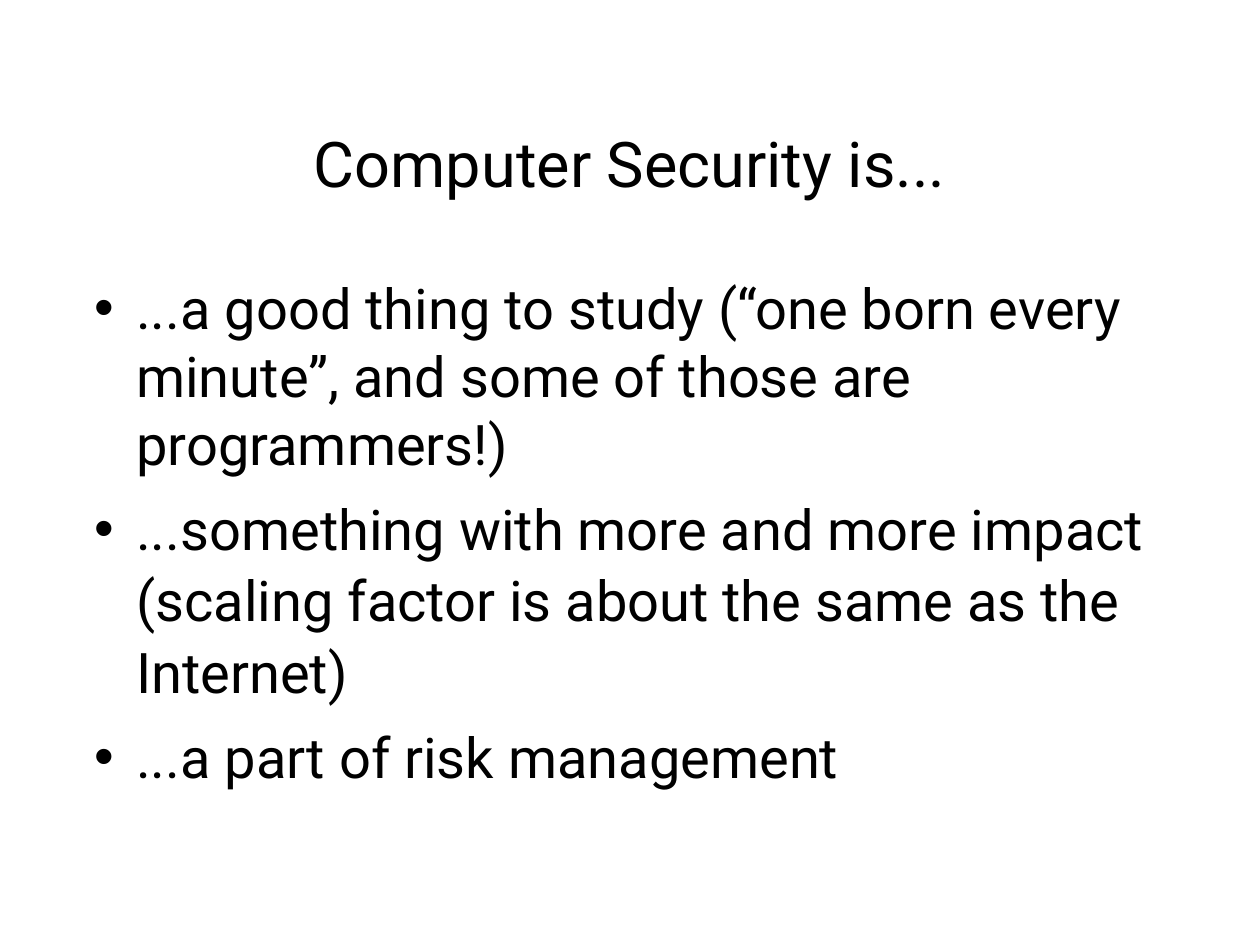
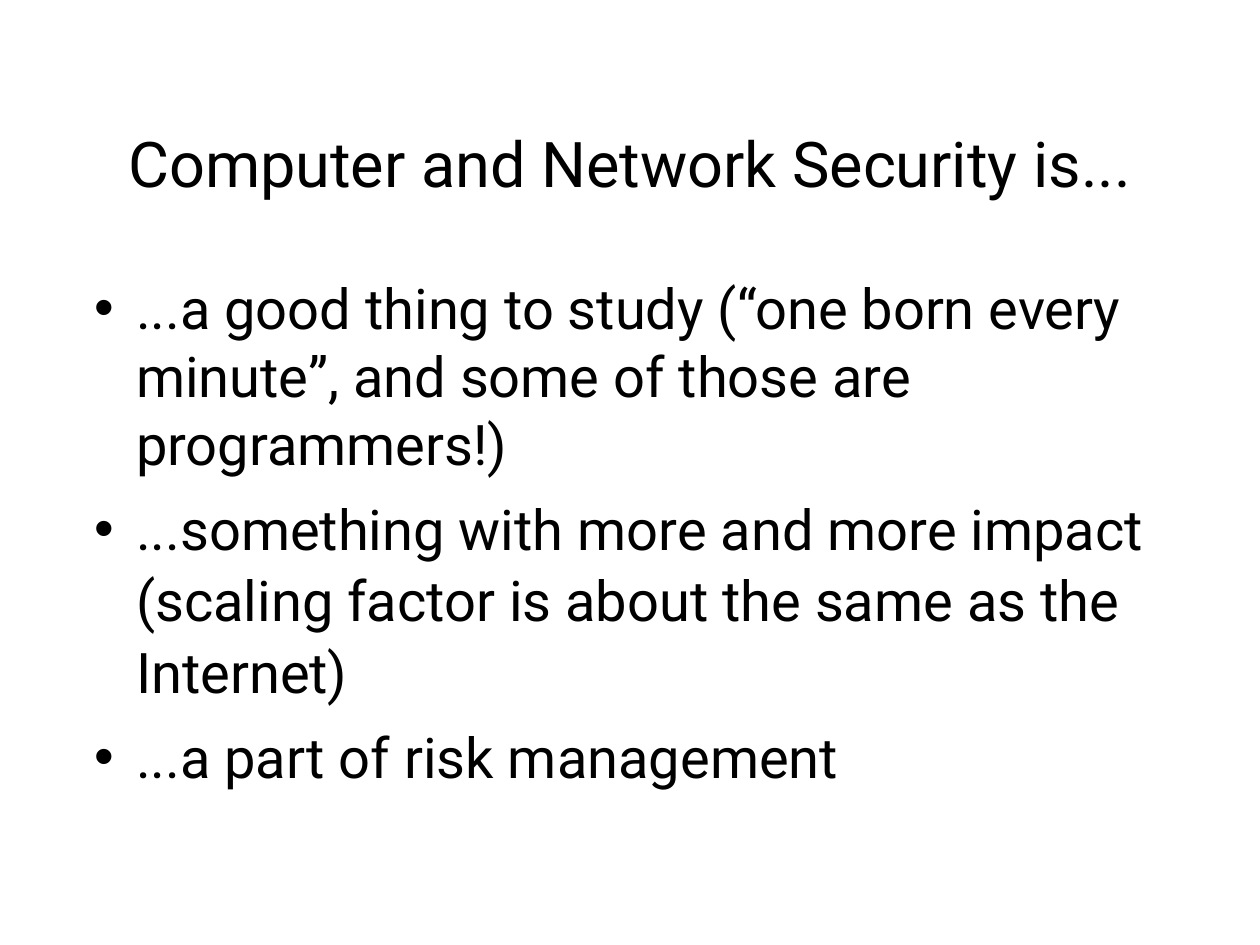
Before and after one commit to sftcd/cs7053, a slide deck: slide 6 of 2016lectures/01-intro.ppt. Drawn at 1260x945 pixels with LibreOffice and Linux fonts; fonts in the diff are those of the drawing. Boxes give left, top, right and bottom in pixels: in the first picture for what was removed or moved away, otherwise in the second. Text is boxed around its words. In the diff, an @@ line names an element or a change of style, - is before the commit and + after.

```diff
--- a/2016lectures/01-intro.ppt
+++ b/2016lectures/01-intro.ppt
@@ title at <box>128,139,1131,201</box>: text changed @@
-Computer Security is...
+Computer and Network Security is...
```
Also in this commit, not shown: 7 other slides changed, 2 slides added, 9 other files.
